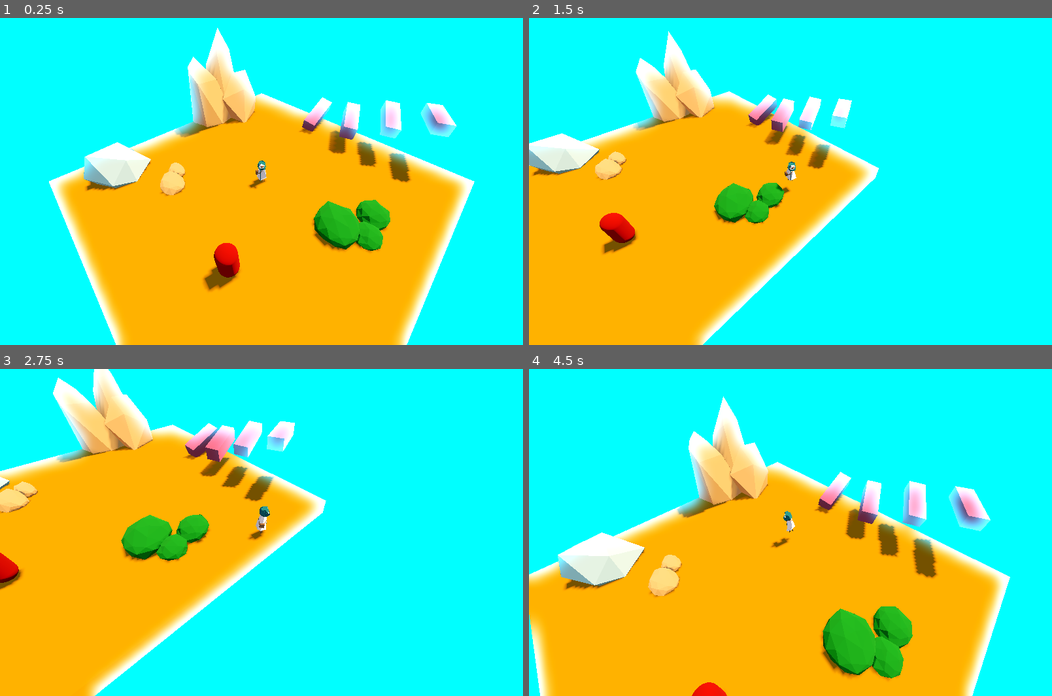
Above: before the commit, frames 1-4 (two rows, left to right).
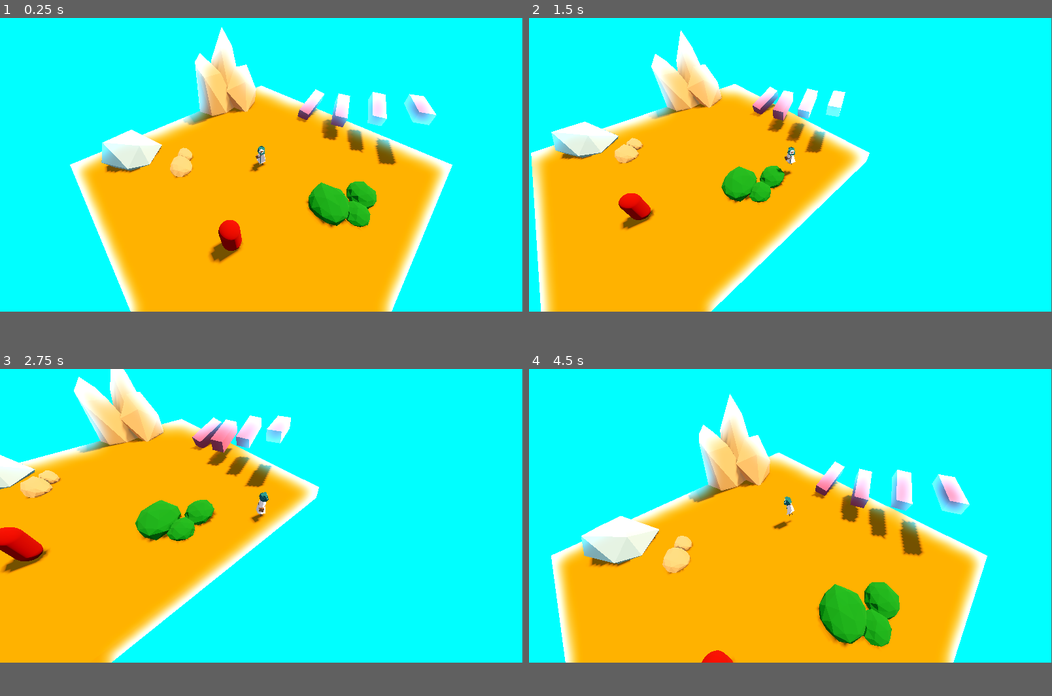
Above: after the commit, the same moments.

Repository: DeepRestGames/EcoDungeon
Game: Godot game, scene res://scenes/PrototypeScene_EnemyAI_01.tscn
Same seed, same stepped clock (60 frames per second), same inputs: the game is played once before the commit and once after it. A sky picture missing from this copy of the repository is replaced by a grey-blue gradient.
Inputs (mouse positions are in pixels of both pictures, inside the frame that each line leads up to):
- Up to frame 1 (0.25 s): no input
- Up to frame 2 (1.5 s): tap Enter at 0.5 s; move the mouse to (905, 165) at 0.52 s; hold D (move_right) 0.53-1.28 s; click (905, 165) at 0.6 s; move the mouse to (685, 197) at 1.27 s; hold S (move_down) from 1.28 s (still down); tap Space (spacebar) at 1.35 s
- Up to frame 3 (2.75 s): move the mouse to (313, 460) at 2.02 s; release S (move_down) at 2.03 s; hold D (move_right) from 2.03 s (still down); hold Mouse wheel up (zoom_in) from 2.03 s (still down)
- Up to frame 4 (4.5 s): move the mouse to (764, 597) at 2.77 s; release D (move_right) at 2.78 s; release Mouse wheel up (zoom_in) at 2.78 s; hold W (move_up) 2.78-3.53 s; tap Mouse wheel down (zoom_out) at 2.85 s; move the mouse to (947, 581) at 3.52 s; hold A (move_left) from 3.53 s (still down); click (947, 581) at 3.6 s; move the mouse to (633, 483) at 4.27 s; tap Space (spacebar) at 4.35 s
In our replay, the window is 800x500 before the commit and 799x449 after it. These sizes can differ from the game's own. Grey fills any space a smaller window leaves; there, only what the larger window draws over its background counts as a difference.

The runs differ from the first frame. In frame 1, 25% of the frame differs, in the area x 0-100%, y 0-100%; in frame 2, 20%; in frame 3, 18%; in frame 4, 24%.

Commit message:
Removed erroneous viewport resize

Diff:
--- a/project.godot
+++ b/project.godot
@@ -14,11 +14,6 @@
 run/main_scene="res://scenes/PrototypeScene_EnemyAI_01.tscn"
 config/features=PackedStringArray("4.2", "Forward Plus")
 config/icon="res://icon.svg"
-
-[display]
-
-window/size/viewport_width=1440
-window/size/viewport_height=900
 
 [input]
 
